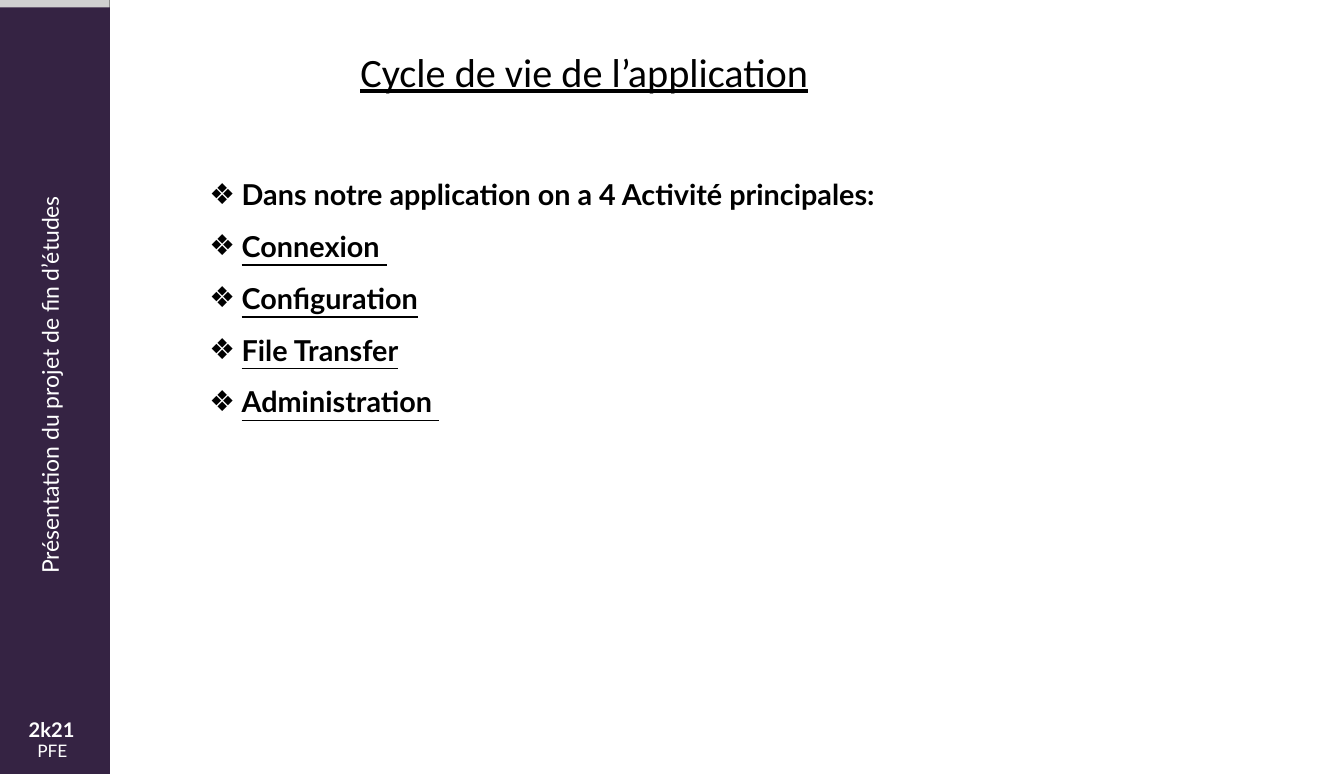
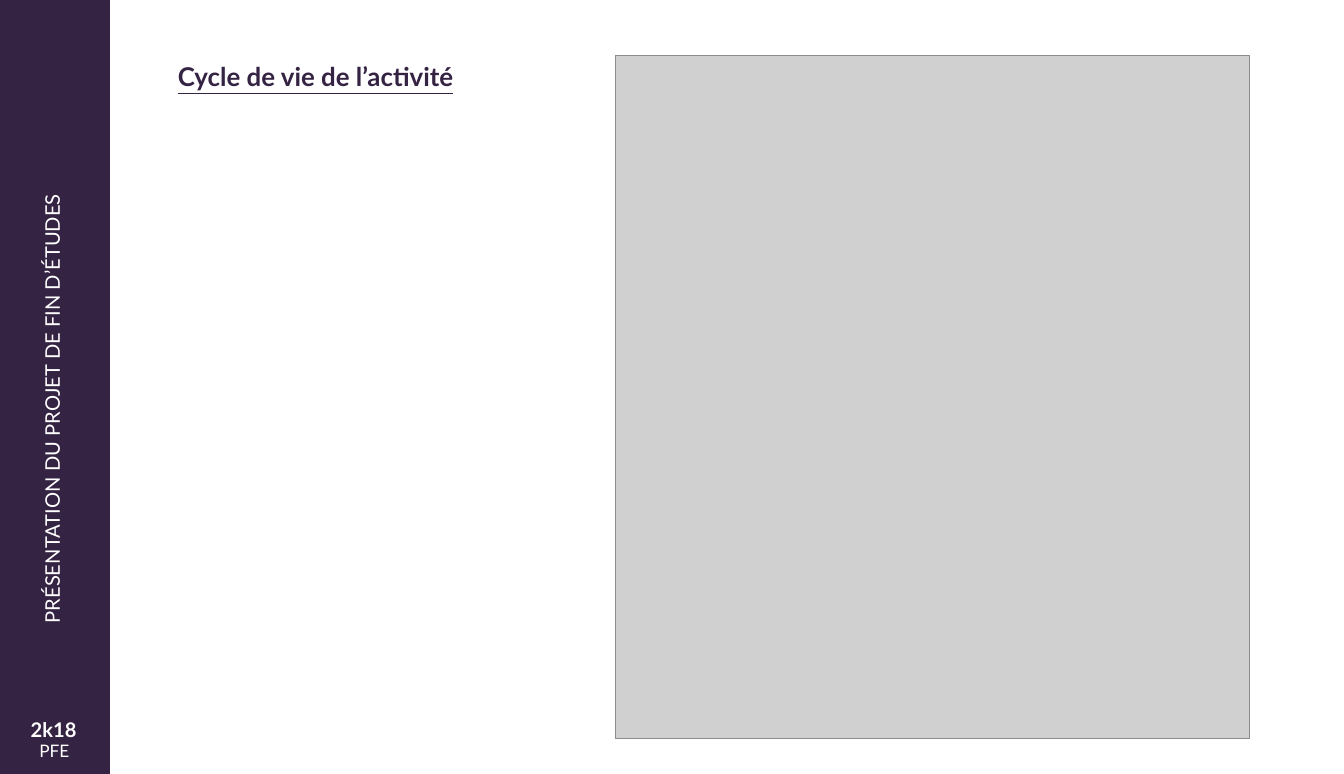
Before and after one commit to mjayari/PFE_Project, a slide deck: slide 21 of Présentation-PFE.pptx (slide 9 before the commit). Drawn at 1344x774 pixels with LibreOffice and Linux fonts; fonts in the diff are those of the drawing; grey boxes stand for pictures; background and template pictures are left out. Boxes give left, top, right and bottom in pixels: in the first picture for what was removed or moved away, otherwise in the second. Text is boxed around its words. In the diff, an @@ line names an element or a change of style, - is before the commit and + after.

```diff
--- a/Présentation-PFE.pptx
+++ b/Présentation-PFE.pptx
@@ picture removed at (0, 0, 109, 774) @@
@@ rectangle removed at (0, 7, 110, 774) @@
@@ picture added at (616, 56, 1250, 739) @@
@@ text at (178, 66, 453, 91): text changed; size 28 to 18 pt; font Calibri to Lato; text colour #000000 to #352343; bold on @@
-Cycle de vie de l’application
+Cycle de vie de l’activité
@@ text removed at (36, 204, 64, 570) @@
-Présentation du projet de fin d’études
@@ text added at (40, 203, 64, 619), 14 pt, text #FFFFFF @@
+PRÉSENTATION DU PROJET DE FIN D’ÉTUDES
@@ text removed at (242, 183, 874, 413) @@
-❖ Dans notre application on a 4 Activité principales:
-❖ Connexion
-❖ Configuration
-❖ File Transfer
-❖ Administration
@@ text removed at (29, 722, 75, 737) @@
-2k21
@@ text added at (31, 722, 77, 737), 14 pt, text #FFFFFF, bold @@
+2k18
@@ text removed at (37, 744, 67, 757) @@
-PFE
@@ text added at (39, 744, 69, 757), 12 pt, text #FFFFFF @@
+PFE
```
Also in this commit, not shown: 22 other slides changed, 14 slides added, 2 slides removed, 3 other files.
